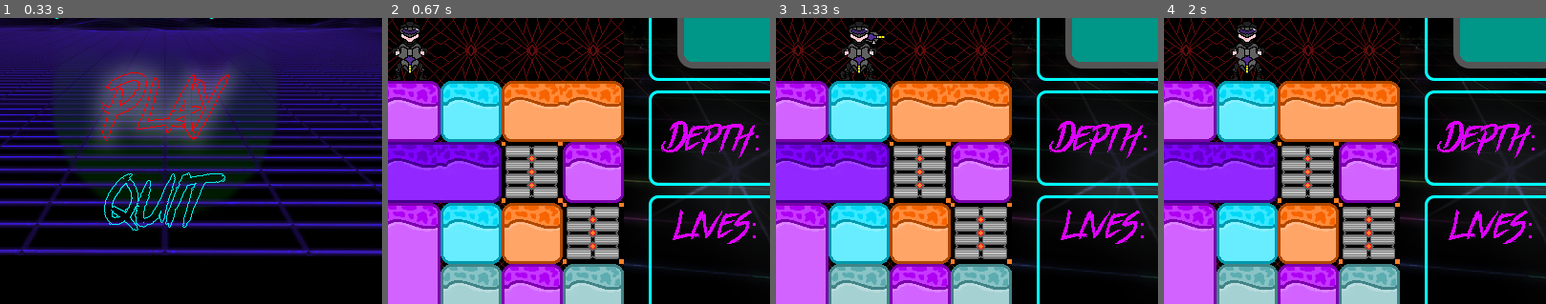
Above: before the commit, frames 1-4 (left to right).
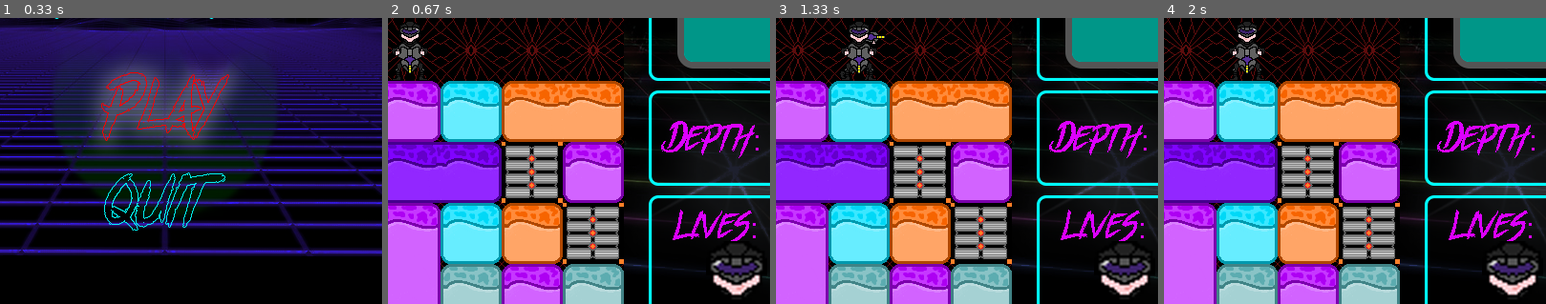
Above: after the commit, the same moments.

Repository: aurelieduprez/Mr.Driller
Game: pygame game, started from Mr. Driller/main.py
Two runs of this game, one before a commit and one after it. Both use one fixed random seed, a clock stepped at 60 frames per second and the inputs below.
Inputs:
- Up to frame 1 (0.33 s): no input
- Up to frame 2 (0.67 s): tap Enter at 0.33 s
- Up to frame 3 (1.33 s): tap D at 0.67 s; hold Right from 1 s (still down)
- Up to frame 4 (2 s): release Right at 1.47 s; hold Up 1.5-1.97 s
The pictures show only the part of the screen within x 28-78%, y 44-94%; the shares and areas given below are measured in that part.

Frame 1 is identical in both runs. In frame 2, 1.4% of the frame differs, in the area x 83-98%, y 78-98%; in frame 3, 1.4%; in frame 4, 1.4%.

Commit message:
Started to add splash screens

Diff:
--- a/Mr. Driller/Assets/Score/score.txt
+++ b/Mr. Driller/Assets/Score/score.txt
@@ -1 +1 @@
-3320#2400#2390#1860#1850#1524#1514#1430#72#56#45#18#13#12#11#10#8
+3320#2500#2500#2490#2400#2390#1860#1850#1524#1514#1430#72#56#45#18#13#12#11#10#8
--- a/Mr. Driller/block.py
+++ b/Mr. Driller/block.py
@@ -75,6 +75,7 @@
         elif self._blockType == "end":
             refreshScore(player.scoreAcc())
             print("fin de level")
+            self._hp -= 1
 
         else:
             player.AddScore(10)
--- a/Mr. Driller/main.py
+++ b/Mr. Driller/main.py
@@ -30,21 +30,20 @@
     currentOffset = 0
     currentClimb = 0
     backDown = False
-    player = Character(3, 4, 5, lives=2)    # Creates the player instance
-    level = generateLvl(4, 150, 7, 5)
+    nbFrame = 1
+    blocksDisap = []
+    player = Character(3, 4, 5, 3)    # Creates the player instance(posX, posY, bckgrnd, lives)
+    level = generateLvl(4, 150, 7, 5)   # Generates Lvl (nmb colors, depth, width, bckgrns)
+
+    # State of the Game
     inPause = False
     inMenu = True
     optionIM = 1
     inProgress = True
 
-    # print(len(level))
-    nbFrame = 1
-    blocksDisap = []
-
-    # Initialising Ui
+    # Initializing Ui
     FontUi = pygame.font.Font("Assets\Misc\police\Act_Of_Rejection.ttf", 36)
     Ui_bg = pygame.image.load(path.join("Assets", "Misc", "userinterface.png"))
-
     fileName = str(player.oxyAcc())
     fileName += ".png"
     oxyImage = pygame.image.load(path.join("Assets", "Misc", "oxyAnim", fileName))
@@ -58,18 +57,16 @@
 
     arrowKeys = [K_UP, K_DOWN, K_LEFT, K_RIGHT]
 
-    # Update Connected textures
-
+    # Updating Connected textures
     for line in level:
         for element in line:
             element.updCoText(level)
 
     # Main loop
-
     while inProgress:
         if not inPause and not inMenu:
+
             # Rendering level and displaying player
-
             render(surface, level, currentOffset)
             player.Anim(surface)
             player.display(surface)
Binary file added: Mr. Driller/Assets/Splash/level1.png
Binary file added: Mr. Driller/Assets/Splash/level2.png
Binary file added: Mr. Driller/Assets/Splash/level3.png
Binary file added: Mr. Driller/Assets/Splash/level6.png
Binary file added: Mr. Driller/Assets/Splash/level7.png
